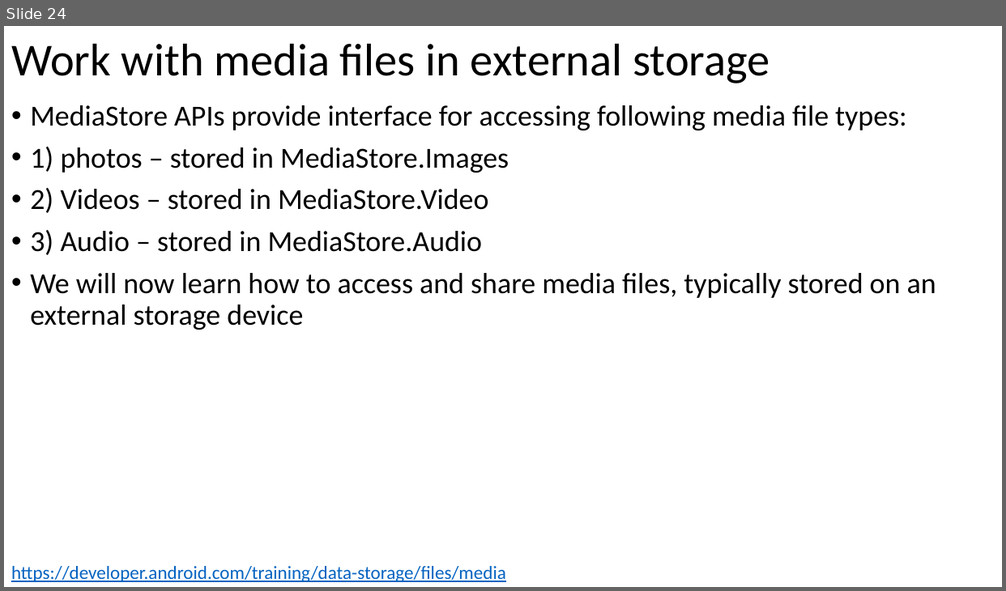
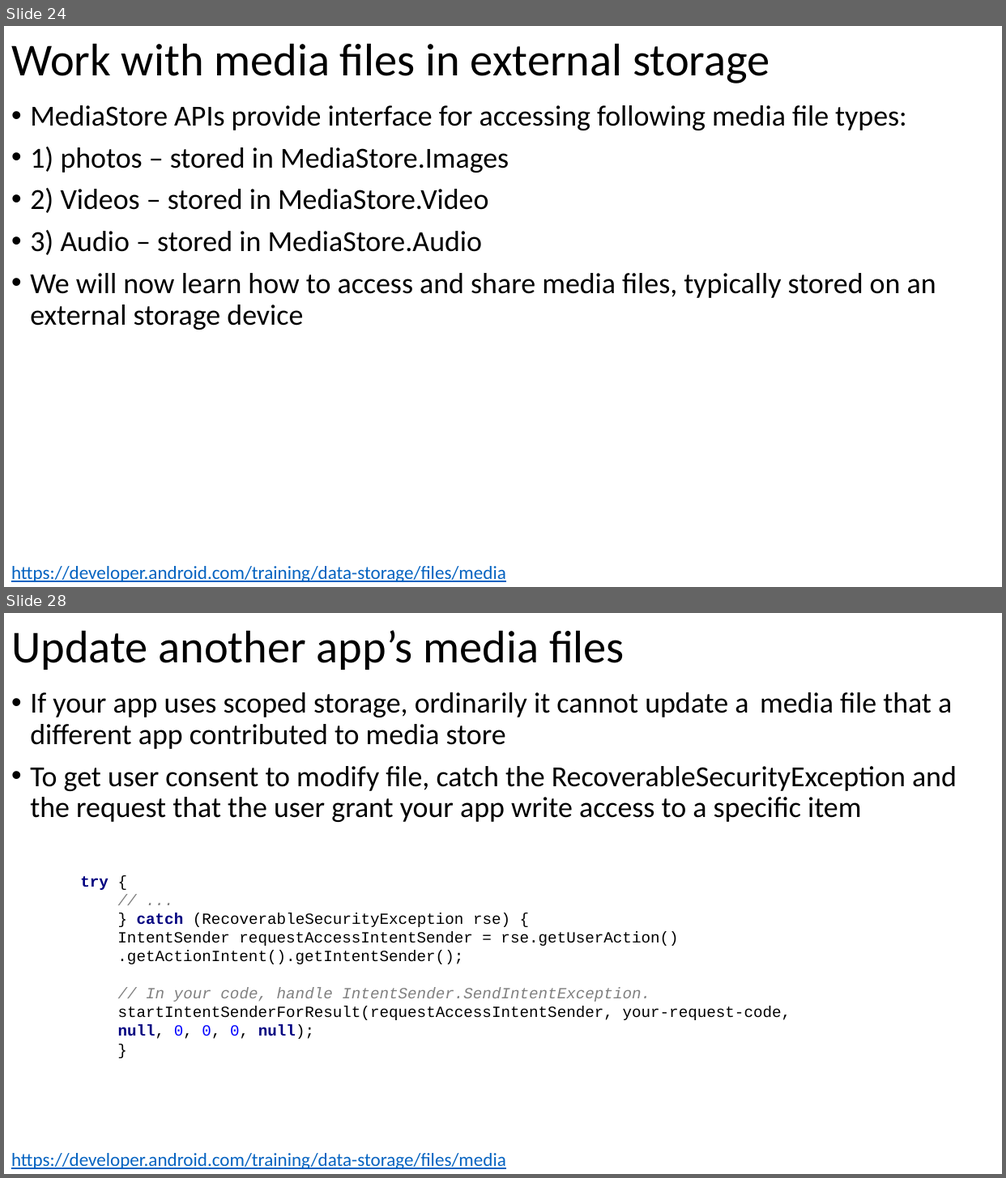
Before and after one commit to russellu/cs230, a slide deck: Lecture_11.pptx. Shown one above the other, each under a label of ours: slide 24 before the commit, slides 24 and 28 after it; the slides between them are not shown. The pictures are 1006x591 and 1006x1178 pixels, drawn with LibreOffice and Linux fonts; fonts in the diff are those of the drawing. Boxes give left, top, right and bottom in pixels: in the first picture for what was removed or moved away, otherwise in the second. Text is boxed around its words. In the diff, an @@ line names an element or a change of style, - is before the commit and + after.

```diff
--- a/Lecture_11.pptx
+++ b/Lecture_11.pptx
@@ slide 28 added at (4,613,1002,1174), background #FFFFFF @@
@@ title added at (11,630,624,670), 44 pt, text #000000 @@
+Update another app’s media files
@@ text added at (30,692,957,822), 28 pt, text #000000 @@
+• If your app uses scoped storage, ordinarily it cannot update a media file that a different app contributed to media store
+• To get user consent to modify file, catch the RecoverableSecurityException and the request that the user grant your app write access to a specific item
@@ text added at (80,876,791,1039), 15 pt, text #000000 @@
+try {
+// ...
+} catch (RecoverableSecurityException rse) {
+IntentSender requestAccessIntentSender = rse.getUserAction()
+.getActionIntent().getIntentSender();
+// In your code, handle IntentSender.SendIntentException.
+startIntentSenderForResult(requestAccessIntentSender, your-request-code,
+null, 0, 0, 0, null);
+}
@@ text added at (11,1153,506,1169), 18 pt, text #0563C1, underline @@
+https://developer.android.com/training/data-storage/files/media
```
Also in this commit, not shown: 3 slides changed, 6 other slides added.
